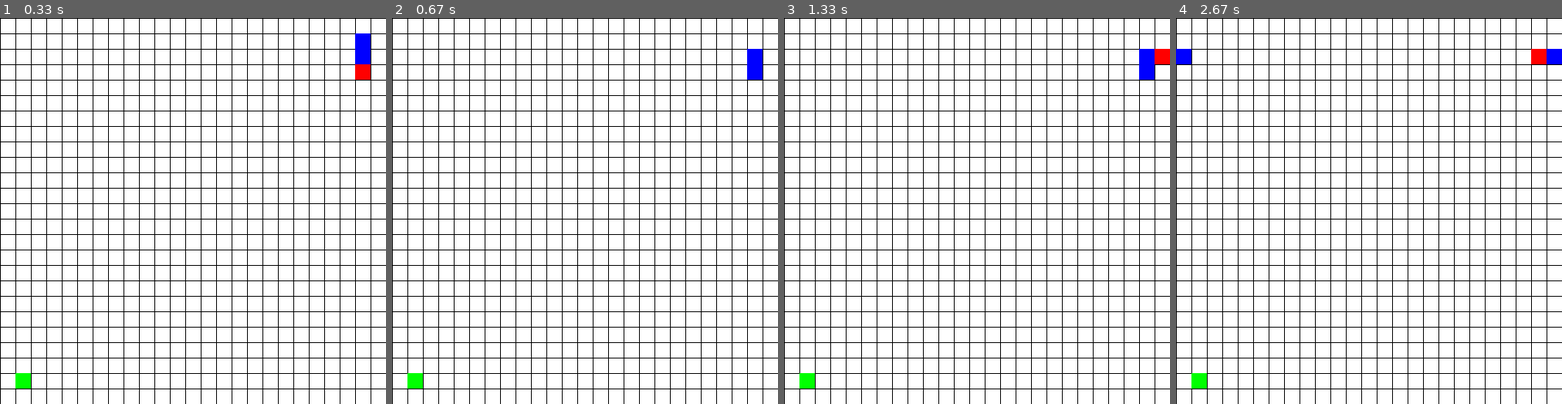
Above: before the commit, frames 1-4 (left to right).
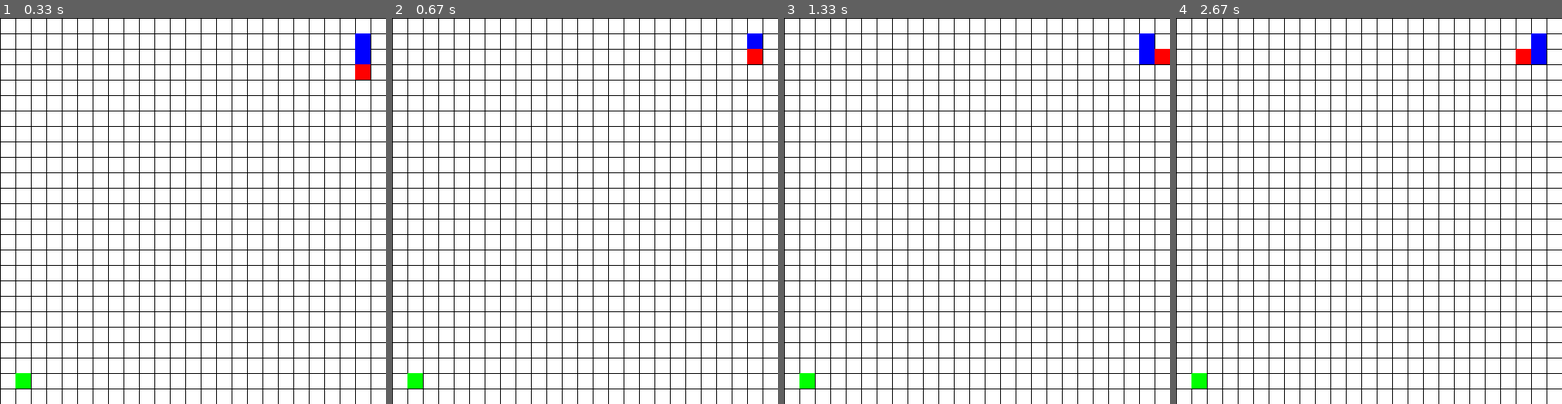
Above: after the commit, the same moments.

Repository: kobili/pygame-snake
Game: pygame game, started from main.py
Same seed, same stepped clock (60 frames per second), same inputs: the game is played once before the commit and once after it.
Inputs:
- Up to frame 1 (0.33 s): no input
- Up to frame 2 (0.67 s): tap W at 0.33 s
- Up to frame 3 (1.33 s): hold Right 0.67-1.13 s
- Up to frame 4 (2.67 s): hold Left 2-2.53 s

Frame 1 is identical in both runs. In frame 2, 0.5% of the frame differs, in the area x 92-96%, y 4-16%; in frame 3, 0.3%; in frame 4, 0.8%, in the area x 0-100%, y 4-12%.

Commit message:
Implement losing

Diff:
--- a/game_state.py
+++ b/game_state.py
@@ -18,14 +18,25 @@
     def update(self):
         self.snake.update()
 
-        # check if snake has eaten the foot
+        # check if snake has eaten itself
+        if (self.snake.x, self.snake.y) in self.snake.tail:
+            self.__restart_game()
+
+        # check if snake has eaten the food
         if self.snake.x == self.food.x and self.snake.y == self.food.y:
-            self.snake.tail_length += 1
-            self.food = Food(
-                self.grid_size * random.randint(0, (self.window_width / self.grid_size) - 1),
-                self.grid_size * random.randint(0, (self.window_height / self.grid_size) - 1),
-                self.grid_size
-            )
+            self.__eat_food()
+
+    def __eat_food(self):
+        self.snake.tail_length += 1
+        self.food = Food(
+            self.grid_size * random.randint(0, (self.window_width / self.grid_size) - 1),
+            self.grid_size * random.randint(0, (self.window_height / self.grid_size) - 1),
+            self.grid_size
+        )
+
+    def __restart_game(self):
+        self.snake = Snake(self.window_width - 2 * self.grid_size, 2 * self.grid_size, Direction.DOWN, self.window_width - self.grid_size, self.window_height - self.grid_size, self.grid_size)
+        self.food = Food(self.grid_size, self.window_height - 2 * self.grid_size, self.grid_size)
 
     def render(self):
         self.snake.render(self.window)
